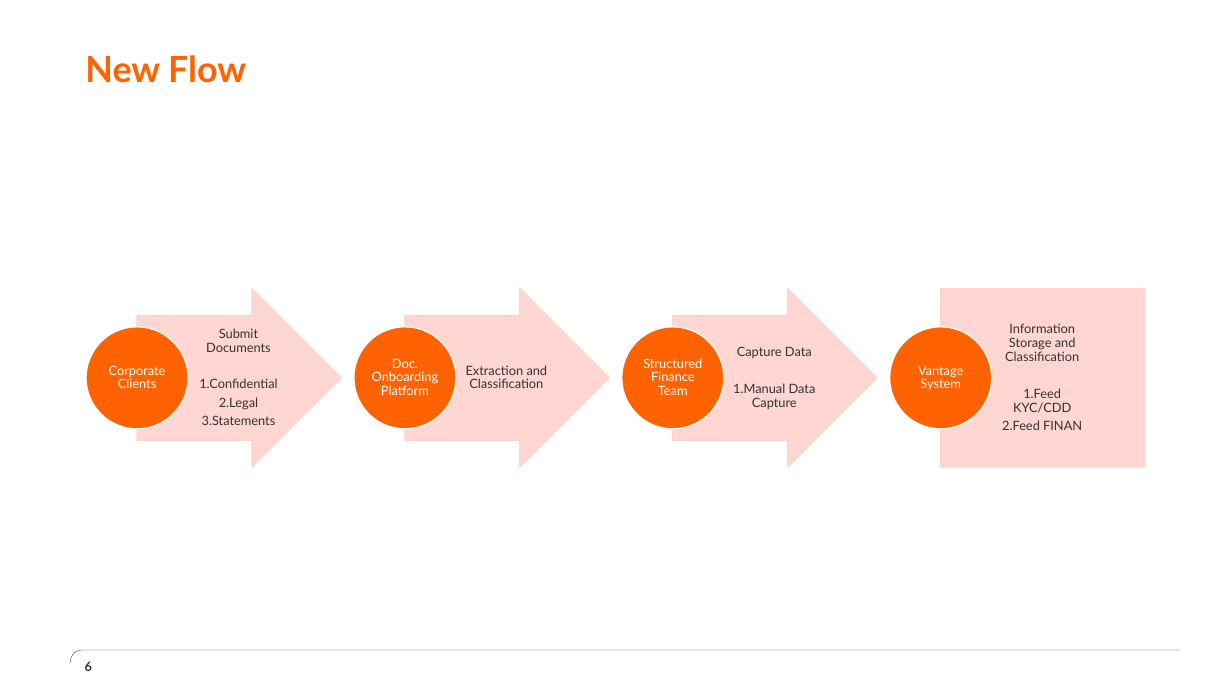
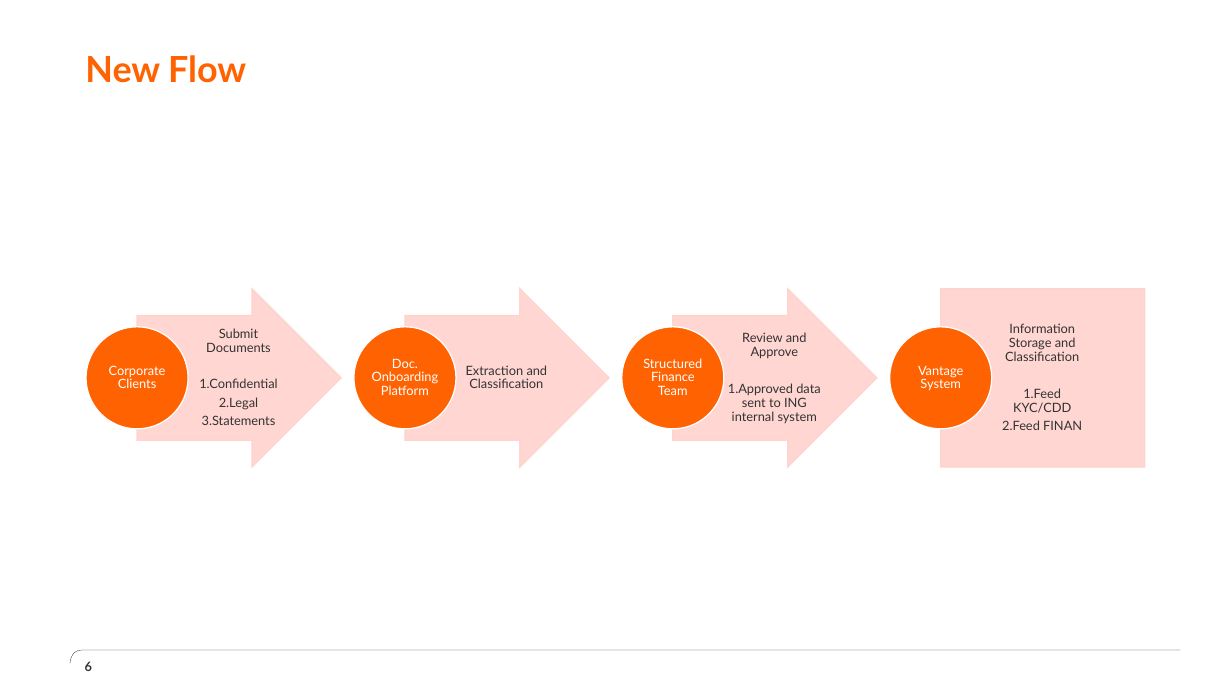
Before and after one commit to k9m/total-recall, a slide deck: slide 6 of docs/ING Document Onboarding.pptx. Drawn at 1232x693 pixels with LibreOffice and Linux fonts; fonts in the diff are those of the drawing; background and template pictures are left out. Boxes give left, top, right and bottom in pixels: in the first picture for what was removed or moved away, otherwise in the second. Text is boxed around its words. In the diff, an @@ line names an element or a change of style, - is before the commit and + after.

Commit message:
updated the presentation

```diff
--- a/docs/ING Document Onboarding.pptx
+++ b/docs/ING Document Onboarding.pptx
@@ text at [728, 332, 820, 423]: text changed @@
-Capture Data
-1.Manual Data Capture
+Review and Approve
+1.Approved data sent to ING internal system
```
Also in this commit, not shown: 1 other slide changed.
